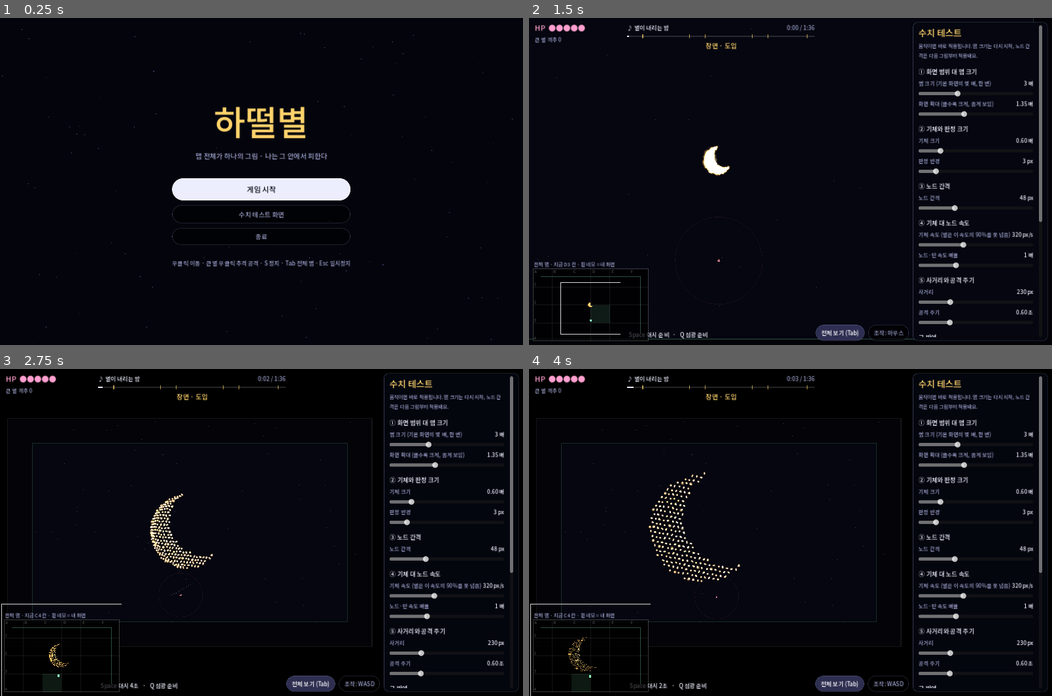
Above: before the commit, frames 1-4 (two rows, left to right).
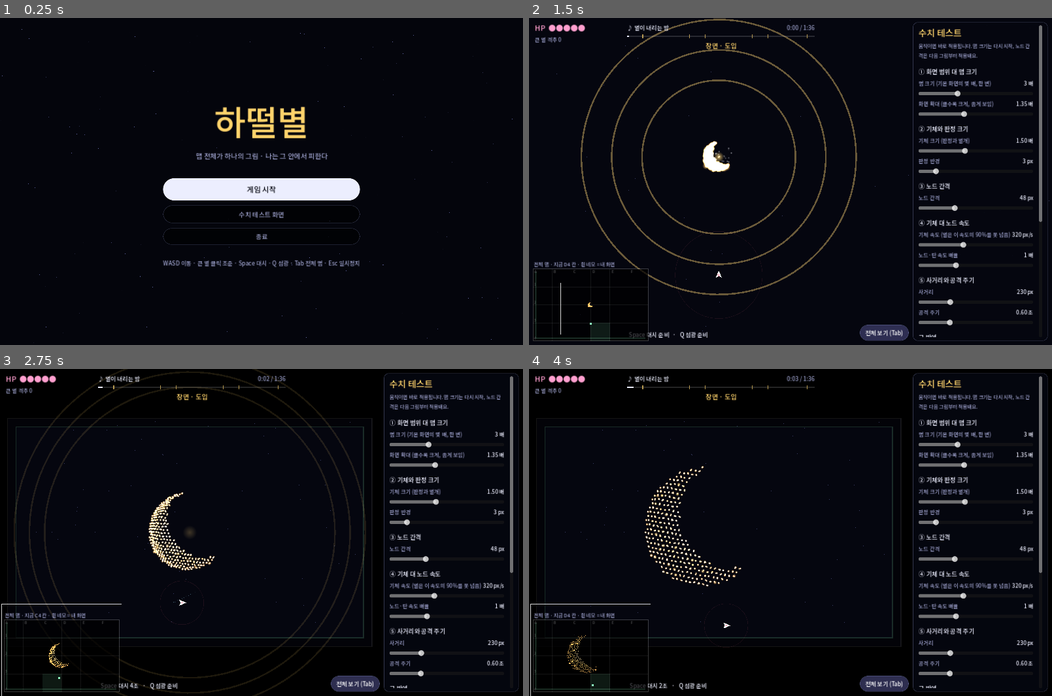
Above: after the commit, the same moments.

Repository: kokotu0/hanulbyul
Game: Godot game, scene res://scenes/menu.tscn
Two runs of this game, one before a commit and one after it. Both use one fixed random seed, a clock stepped at 60 frames per second and the inputs below. Sound files missing from this copy of the repository are replaced by a short silence.
Inputs (mouse positions are in pixels of both pictures, inside the frame that each line leads up to):
- Up to frame 1 (0.25 s): no input
- Up to frame 2 (1.5 s): click "수치 테스트 화면" at 0.5 s; click "전체 보기 (Tab)" at 1.25 s
- Up to frame 3 (2.75 s): tap Enter at 2 s; move the mouse to (62, 656) at 2.02 s; hold D from 2.03 s (still down); tap M at 2.1 s; click (62, 656) at 2.17 s; tap Space at 2.27 s
- Up to frame 4 (4 s): move the mouse to (685, 548) at 2.77 s; release D at 2.78 s; hold S 2.78-3.53 s; tap M at 2.85, 3.8 s; click (685, 548) at 2.92 s; tap Space at 3.02 s; move the mouse to (842, 460) at 3.52 s; hold D from 3.53 s (still down); tap Tab at 3.6 s; click (842, 460) at 3.67 s

The runs differ from the first frame. In frame 1, 1.2% of the frame differs, in the area x 31-69%, y 27-77%; in frame 2, 3.9%; in frame 3, 5.3%, in the area x 1-95%, y 0-100%; in frame 4, 4.0%.

Commit message:
조작을 WASD + 마우스 조준으로 고정, 기체 키우기, 바깥 여유 구역 줄이기, 무리 탄생 연출
- WASD/방향키 이동, 큰 별 클릭(왼쪽·오른쪽)으로 조준 후 자동 사격, 빈 곳 클릭은 조준 해제
- 마우스 이동 모드와 조작 전환 버튼, 미니맵 우클릭 이동 제거
- 기체 기본 크기 0.6 → 1.5배, 전체 보기에서도 잘 보이게
- 바깥 여유 구역 260 → 90px
- 새 무리가 태어날 때 빛 고리와 섬광을 보여 별이 어디서 나오는지 보이게

Co-Authored-By: Claude Opus 5.5 <noreply@anthropic.com>
Claude-Session: https://claude.ai/code/session_018YyqSgd4yrVoHE6XEXiyUC

Diff:
--- a/scripts/game.gd
+++ b/scripts/game.gd
@@ -142,7 +142,6 @@
 	get:
 		return me.pos if me else Vector2.ZERO
 var hits_taken := 0
-var mode_keys := false
 var tab_held := false
 var overview_btn := false
 var zoom_t := 0.0
@@ -150,6 +149,7 @@
 var shake := 0.0
 var flash := 0.0
 var bg_now := Color("05060f")
+var gates: Array = []
 var cam_follow := Vector2.ZERO
 var bg_stars: Array = []
 
@@ -167,7 +167,6 @@
 var hp_label: Label
 var kill_label: Label
 var minimap: Control
-var mode_btn: Button
 var view_btn: Button
 var ov_start: Control
 var ov_pause: Control
@@ -236,6 +235,7 @@
 	missiles.clear()
 	parts.clear()
 	marks.clear()
+	gates.clear()
 	me = PlayerState.new()
 	me.pos = Vector2(arena.get_center().x, arena.position.y + arena.size.y * 0.78)
 	me.max_hp = int(Tune.f("max_hp"))
@@ -329,11 +329,6 @@
 			match ev.keycode:
 				KEY_ESCAPE:
 					toggle_pause()
-				KEY_S:
-					if not mode_keys:
-						me.order = {}
-				KEY_M:
-					set_mode(not mode_keys)
 				KEY_SPACE:
 					use_skill(me, "dash", get_global_mouse_position())
 				KEY_Q:
@@ -341,32 +336,28 @@
 
 
 func _unhandled_input(ev: InputEvent) -> void:
-	if ev is InputEventMouseButton and ev.pressed and ev.button_index == MOUSE_BUTTON_RIGHT:
-		command(get_global_mouse_position(), true)
-
-
-func command(wpos: Vector2, use_target: bool) -> void:
+	if ev is InputEventMouseButton and ev.pressed and ev.button_index in [MOUSE_BUTTON_LEFT, MOUSE_BUTTON_RIGHT]:
+		command(get_global_mouse_position())
+
+
+## 조작: WASD(또는 방향키)로 이동, 마우스로 큰 별을 클릭하면 그 별을 노려 자동 사격.
+## 키를 놓고 있으면 노린 별을 사거리까지 따라간다. 빈 곳을 클릭하면 조준 해제.
+func command(wpos: Vector2) -> void:
 	if not running or paused:
 		return
-	var target: Bullet = pick(wpos, 34.0 / cam.zoom.x) if use_target else null
+	var target: Bullet = pick(wpos, 40.0 / cam.zoom.x)
 	if target:
 		me.order = {"type": "attack", "target": target}
 		_mark(target.pos, COL_ATTACK)
-	elif not mode_keys:
-		var p := wpos.clamp(arena.position, arena.end)
-		me.order = {"type": "move", "pos": p}
-		_mark(p, COL_MOVE)
-
-
+	else:
+		me.order = {}
+
+
+## 지정 위치로 이동 명령 (자동 플레이 테스트, 나중에 터치 조작용)
 func command_move(wpos: Vector2) -> void:
-	command(wpos, false)
-
-
-func set_mode(keys: bool) -> void:
-	mode_keys = keys
-	mode_btn.text = "조작: WASD" if keys else "조작: 마우스"
-	if me.order.get("type", "") == "move":
-		me.order = {}
+	if not running or paused:
+		return
+	me.order = {"type": "move", "pos": wpos.clamp(arena.position, arena.end)}
 
 
 func pick(wpos: Vector2, r: float) -> Bullet:
@@ -451,6 +442,9 @@
 		q.vel *= 0.93
 		q.m -= dt / q.life
 	parts = parts.filter(func(q: Part) -> bool: return q.m > 0.0)
+	for g in gates:
+		g.t += dt
+	gates = gates.filter(func(g: Dictionary) -> bool: return g.t < 2.2)
 	for m in marks:
 		m.t += dt
 	marks = marks.filter(func(m: Mark) -> bool: return m.t < 0.5)
@@ -554,6 +548,11 @@
 	f.n = sets.size()
 	_form_pose(f, t - f.t0)
 	formations.append(f)
+	if not settled:
+		# 새 무리가 태어나는 자리: 빛 고리가 퍼지고 그 중심에서 별들이 쏟아져 나온다
+		gates.append({"pos": f.center, "t": 0.0, "col": Shapes.TINT[f.keys[0]]})
+		_burst(f.center, Color.WHITE, 30, 360.0)
+		flash = maxf(flash, 0.35)
 	var room := MAX_BULLETS - bullets.size()
 	n_max = mini(n_max, maxi(room, 0))
 	for i in n_max:
@@ -767,9 +766,9 @@
 func _update_player(dt: float) -> void:
 	# 내 기체 입력 (멀티에서는 동료 기체의 입력이 네트워크로 들어와 같은 함수를 탄다)
 	var mv := Vector2.ZERO
-	if mode_keys and me.alive():
-		mv.x = float(Input.is_key_pressed(KEY_D)) - float(Input.is_key_pressed(KEY_A))
-		mv.y = float(Input.is_key_pressed(KEY_S)) - float(Input.is_key_pressed(KEY_W))
+	if me.alive():
+		mv.x = float(Input.is_key_pressed(KEY_D) or Input.is_key_pressed(KEY_RIGHT)) - float(Input.is_key_pressed(KEY_A) or Input.is_key_pressed(KEY_LEFT))
+		mv.y = float(Input.is_key_pressed(KEY_S) or Input.is_key_pressed(KEY_DOWN)) - float(Input.is_key_pressed(KEY_W) or Input.is_key_pressed(KEY_UP))
 	for pl in players:
 		_step_player(pl, dt, mv if pl == me else Vector2.ZERO)
 	_update_revive(dt)
@@ -1157,6 +1156,13 @@
 		c.draw_texture_rect(glow_tex, Rect2(q.pos - Vector2(9, 9), Vector2(18, 18)), false, Color("e8fbff"))
 	for q in parts:
 		c.draw_texture_rect(glow_tex, Rect2(q.pos - Vector2(6, 6), Vector2(12, 12)), false, Color(q.col, q.m))
+	for g in gates:
+		var a: float = 1.0 - g.t / 2.2
+		var core := 60.0 + 40.0 * sin(g.t * 9.0)
+		c.draw_texture_rect(glow_tex, Rect2(g.pos - Vector2(core, core), Vector2(core, core) * 2.0), false, Color(g.col, a))
+		for ring in 3:
+			var rr: float = (g.t * 900.0 + ring * 160.0)
+			c.draw_arc(g.pos, rr, 0, TAU, 96, Color(g.col, a * 0.5), 4.0 / k)
 
 
 func _draw_top(c: CanvasItem) -> void:
@@ -1173,7 +1179,7 @@
 		c.draw_set_transform(Vector2.ZERO)
 	# 기체 (무적 시간엔 깜빡임)
 	var visible_ship := me.invuln <= 0.0 or fmod(me.invuln, 0.16) < 0.09
-	var s := Tune.f("ship_scale") * maxf(1.0, 0.35 / k)
+	var s := Tune.f("ship_scale") * maxf(1.0, 0.55 / k)
 	if visible_ship:
 		c.draw_set_transform(me.pos, me.angle, Vector2(s, s))
 		var back := -me.recoil * 3.0
@@ -1182,7 +1188,7 @@
 		]), Color.WHITE)
 		c.draw_set_transform(Vector2.ZERO)
 	if me.invuln > 0.0:
-		c.draw_arc(me.pos, 18.0 * maxf(1.0, 0.35 / k), 0, TAU, 32, Color(1, 0.62, 0.81, me.invuln / INVULN * 0.7), 2.0 / k)
+		c.draw_arc(me.pos, 18.0 * Tune.f("ship_scale") * maxf(1.0, 0.55 / k), 0, TAU, 32, Color(1, 0.62, 0.81, me.invuln / INVULN * 0.7), 2.0 / k)
 	# 판정 (실제 크기)
 	var hr := Tune.f("hit_radius")
 	c.draw_circle(me.pos, maxf(hr, 1.0 / k), COL_ATTACK)
@@ -1289,11 +1295,7 @@
 	view_btn = UI.button("전체 보기 (Tab)", false, 14)
 	view_btn.toggle_mode = true
 	view_btn.toggled.connect(func(on: bool) -> void: overview_btn = on)
-	mode_btn = UI.button("조작: 마우스", false, 14)
-	mode_btn.tooltip_text = "M 키로도 바꿀 수 있어요"
-	mode_btn.pressed.connect(func() -> void: set_mode(not mode_keys))
 	tools.add_child(view_btn)
-	tools.add_child(mode_btn)
 
 	if Tune.test_mode:
 		tune_panel = TunePanel.new()
@@ -1315,7 +1317,7 @@
 	tools.offset_bottom = -10
 
 	# 오버레이
-	ov_start = _overlay("하떨별", "노래 한 곡이 끝날 때까지 버티세요. HP가 다 닳으면 추락합니다.\n우클릭 이동 · 큰 별 우클릭은 추격 공격 · S 정지 · Tab 누르고 있으면 전체 맵 · Esc 일시정지\n초록 테두리 밖으로는 못 나가요. 노란 경고선이 깜빡이면 바깥에서 탄 벽이 들어옵니다. 초록 틈으로 피하세요.", [["시작", start, true], ["메뉴로", _to_menu, false]])
+	ov_start = _overlay("하떨별", "노래 한 곡이 끝날 때까지 버티세요. HP가 다 닳으면 추락합니다.\nWASD 이동 · 큰 별 클릭하면 조준 후 자동 사격 · Space 대시 · Q 섬광 · Tab 누르고 있으면 전체 맵 · Esc 일시정지\n초록 테두리 밖으로는 못 나가요. 노란 경고선이 깜빡이면 바깥에서 탄 벽이 들어옵니다. 초록 틈으로 피하세요.", [["시작", start, true], ["메뉴로", _to_menu, false]])
 	ov_pause = _overlay("일시정지", "", [["계속하기", toggle_pause, true], ["처음부터", start, false], ["메뉴로", _to_menu, false]])
 	ov_pause.visible = false
 	ov_over = _overlay("추락", "", [["다시 하기", start, true], ["메뉴로", _to_menu, false]])
--- a/scripts/menu.gd
+++ b/scripts/menu.gd
@@ -35,7 +35,7 @@
 	quit.pressed.connect(func() -> void: get_tree().quit())
 	col.add_child(quit)
 	col.add_child(_gap(10))
-	var help := UI.label("우클릭 이동 · 큰 별 우클릭 추격 공격 · S 정지 · Tab 전체 맵 · Esc 일시정지", 14, UI.DIM)
+	var help := UI.label("WASD 이동 · 큰 별 클릭 조준 · Space 대시 · Q 섬광 · Tab 전체 맵 · Esc 일시정지", 14, UI.DIM)
 	help.horizontal_alignment = HORIZONTAL_ALIGNMENT_CENTER
 	col.add_child(help)
 
--- a/scripts/minimap.gd
+++ b/scripts/minimap.gd
@@ -1,7 +1,6 @@
 extends Control
 ## 전체 맵. 격자(가로 A~F, 세로 1~4)로 내가 어디서 어디를 보는지 보여준다.
 ## 흰 네모 = 지금 내 화면, 밝은 칸 = 내가 있는 칸, 초록 테두리 = 기체가 다닐 수 있는 구역.
-## 우클릭하면 그 위치로 이동.
 
 const COLS := 6
 const ROWS := 4
@@ -11,14 +10,7 @@
 
 func _ready() -> void:
 	mouse_filter = Control.MOUSE_FILTER_STOP
-	tooltip_text = "전체 맵 · 우클릭으로 이동"
-
-
-func _gui_input(ev: InputEvent) -> void:
-	if ev is InputEventMouseButton and ev.pressed and ev.button_index == MOUSE_BUTTON_RIGHT:
-		var w: Vector2 = game.world
-		game.command_move(ev.position / size * w)
-		accept_event()
+	tooltip_text = "전체 맵"
 
 
 static func cell_name(world: Vector2, p: Vector2) -> String:
--- a/scripts/tune.gd
+++ b/scripts/tune.gd
@@ -11,7 +11,7 @@
 const SPEC := {
 	"map_mult": [3.0, 1.5, 6.0, 0.1, "맵 크기 (기본 화면의 몇 배, 한 변)", "배", 1],
 	"view_zoom": [1.35, 0.6, 2.5, 0.05, "화면 확대 (클수록 크게, 좁게 보임)", "배", 1],
-	"ship_scale": [0.6, 0.3, 2.0, 0.05, "기체 크기", "배", 2],
+	"ship_scale": [1.5, 0.5, 3.0, 0.05, "기체 크기 (판정과 별개)", "배", 2],
 	"hit_radius": [3.0, 1.0, 16.0, 0.5, "판정 반경", "px", 2],
 	"node_spacing": [48.0, 16.0, 120.0, 2.0, "노드 간격", "px", 3],
 	"ship_speed": [320.0, 80.0, 700.0, 10.0, "기체 속도 (별은 이 속도의 90%를 못 넘음)", "px/s", 4],
@@ -19,7 +19,7 @@
 	"attack_range": [230.0, 60.0, 700.0, 10.0, "사거리", "px", 5],
 	"attack_cd": [0.6, 0.1, 2.0, 0.05, "공격 주기", "초", 5],
 	"max_hp": [5.0, 1.0, 10.0, 1.0, "HP", "칸", 6],
-	"margin": [260.0, 100.0, 600.0, 10.0, "바깥 여유 구역", "px", 6],
+	"margin": [90.0, 40.0, 400.0, 10.0, "바깥 여유 구역", "px", 6],
 	"bg_tint": [1.0, 0.0, 1.0, 0.05, "배경 색 세기 (장면마다 바뀜)", "", 6],
 }
 const GROUPS := {
